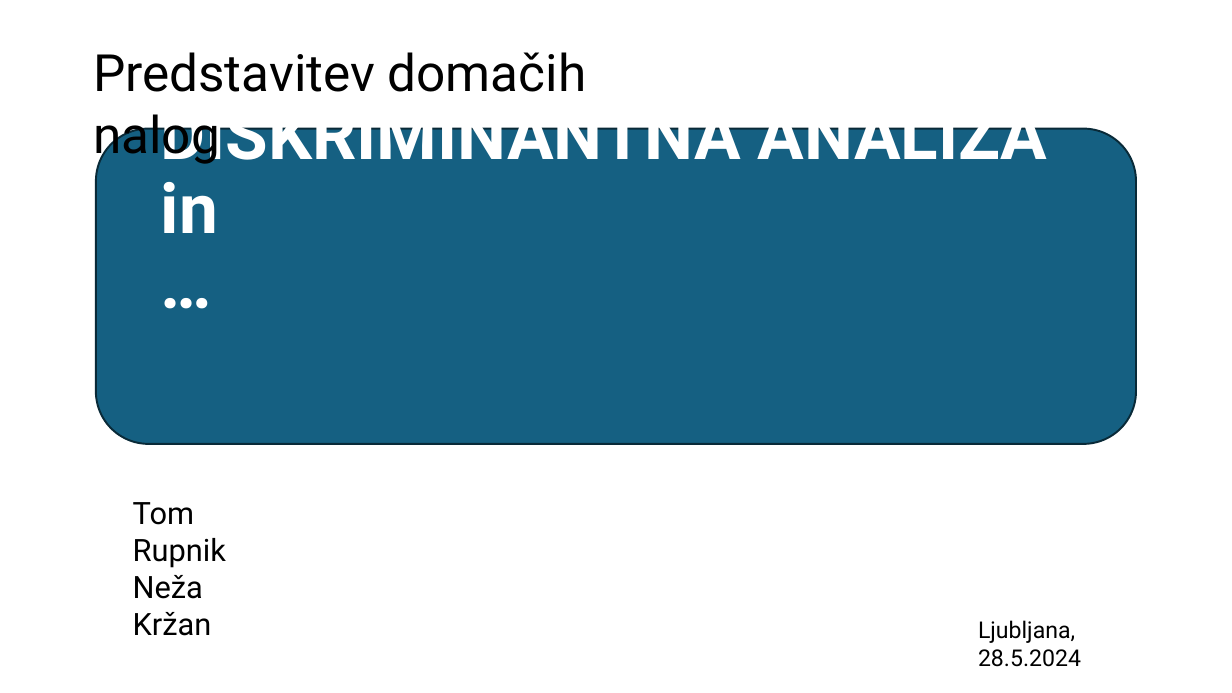
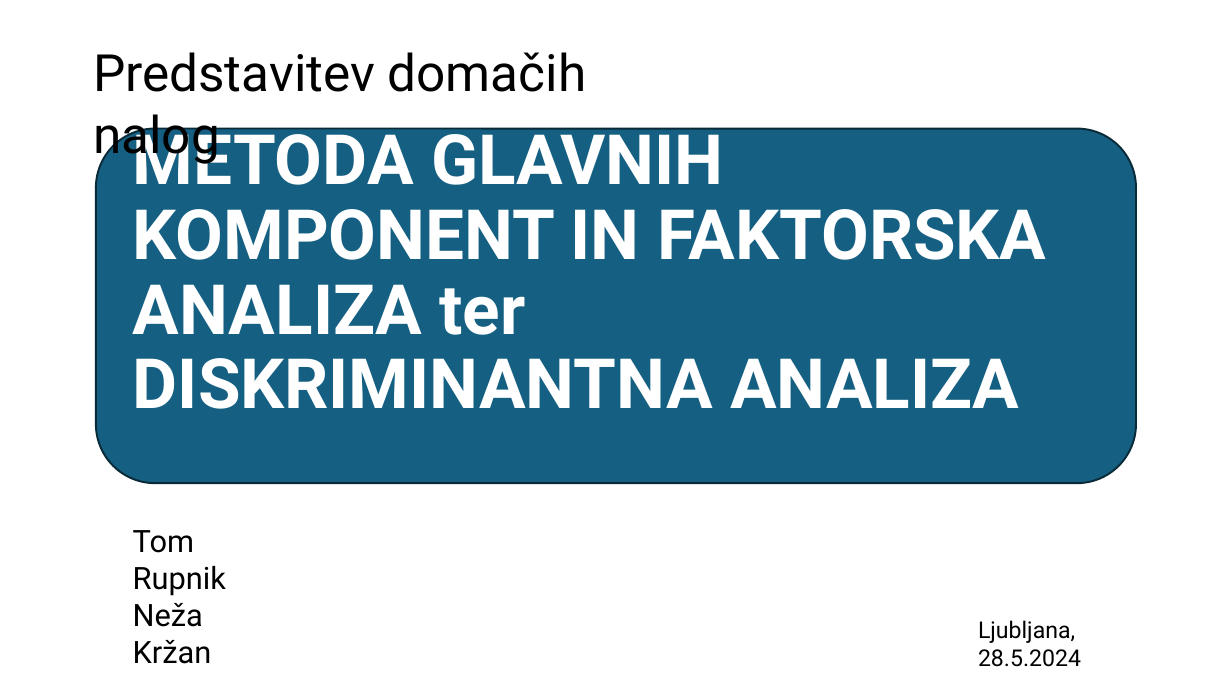
Before and after one commit to nezakrzan/viri_podatkov, a slide deck: slide 1 of multivariatna_analiza/predstavitev_domacih_nalog/pred.pptx. Drawn at 1232x693 pixels with LibreOffice and Linux fonts; fonts in the diff are those of the drawing. Boxes give left, top, right and bottom in pixels: in the first picture for what was removed or moved away, otherwise in the second. Text is boxed around its words. In the diff, an @@ line names an element or a change of style, - is before the commit and + after.

```diff
--- a/multivariatna_analiza/predstavitev_domacih_nalog/pred.pptx
+++ b/multivariatna_analiza/predstavitev_domacih_nalog/pred.pptx
@@ rounded rectangle: place and size @@
-rounded rectangle at bbox=[96, 128, 1137, 444]
+rounded rectangle at bbox=[96, 128, 1137, 483]
@@ title at bbox=[133, 121, 1046, 409]: text changed @@
-DISKRIMINANTNA ANALIZA in
-…
+METODA GLAVNIH KOMPONENT IN FAKTORSKA ANALIZA ter
+DISKRIMINANTNA ANALIZA
@@ text "Tom Rupnik": place and size @@
-text "Tom Rupnik" at bbox=[133, 502, 226, 636]
+text "Tom Rupnik" at bbox=[133, 530, 226, 664]
```
Also in this commit, not shown: 2 slides added, 3 other files.
